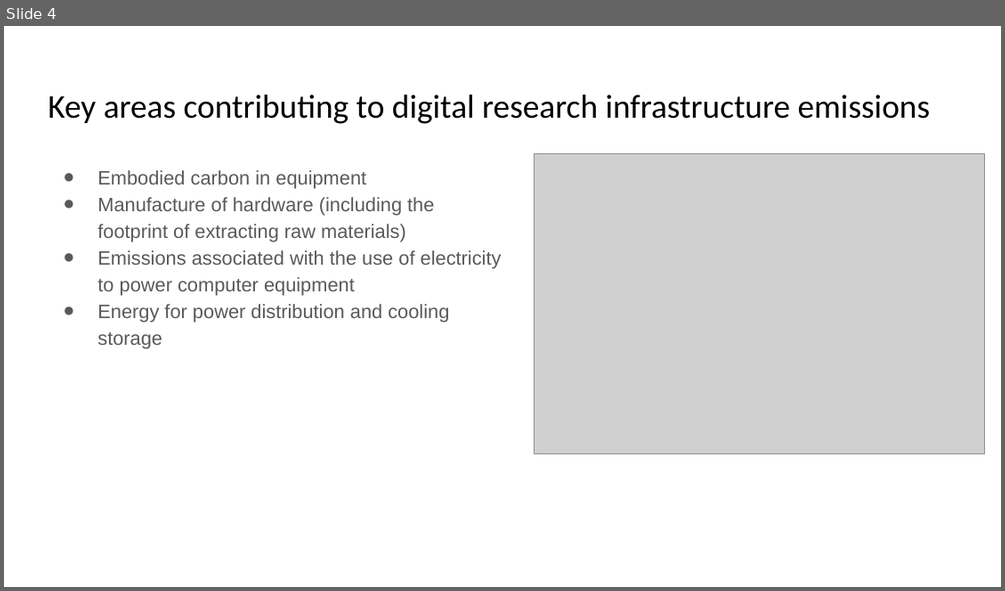
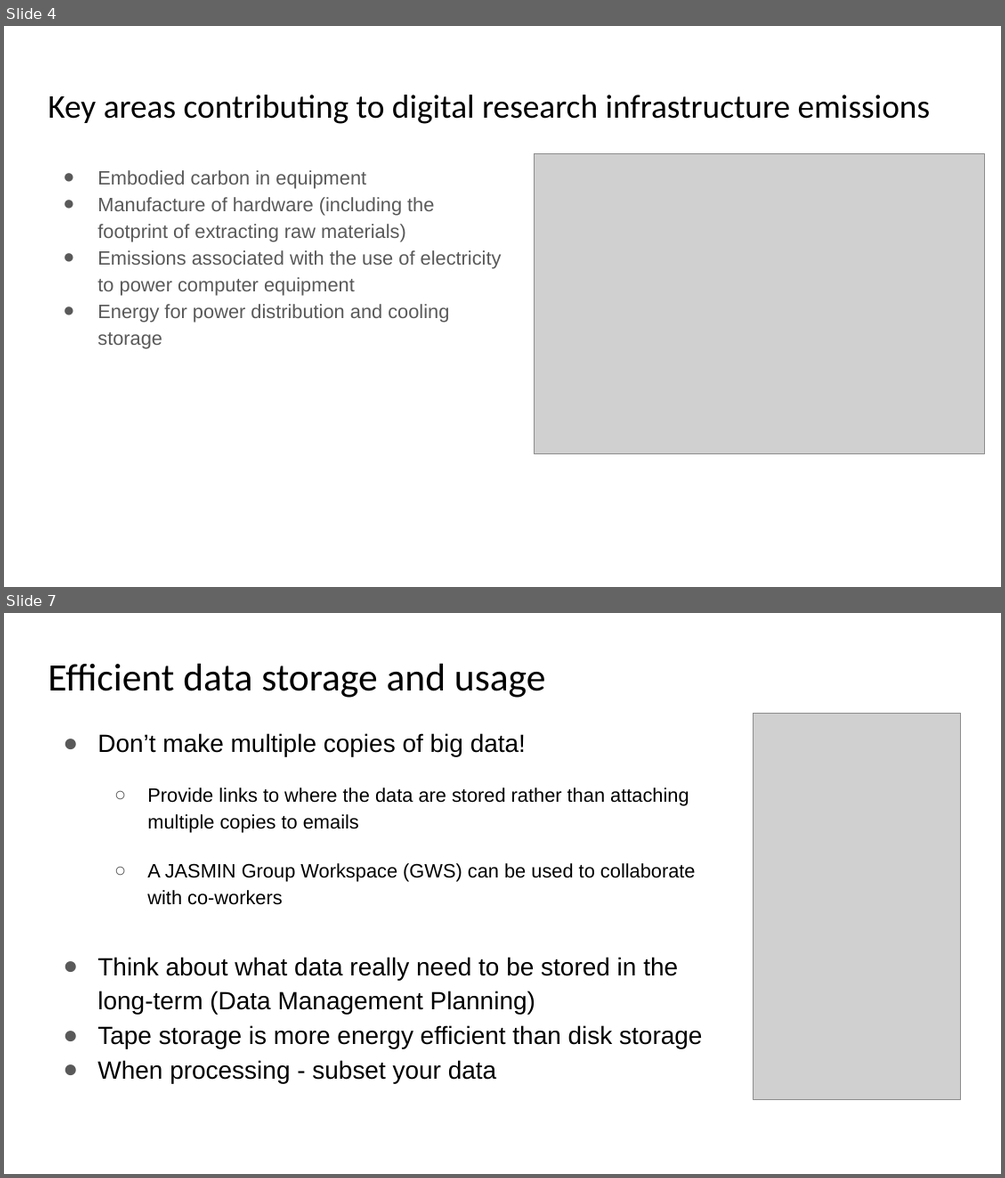
Before and after one commit to ncasuk/ncas-isc, a slide deck: working_practices/Introduction_to_Net_Zero.pptx. Shown one above the other, each under a label of ours: slide 4 before the commit, slides 4 and 7 after it; the slides between them are not shown. The pictures are 1005x591 and 1005x1178 pixels, drawn with LibreOffice and Linux fonts; fonts in the diff are those of the drawing; grey boxes stand for pictures; background and template pictures are left out. Boxes give left, top, right and bottom in pixels: in the first picture for what was removed or moved away, otherwise in the second. Text is boxed around its words. In the diff, an @@ line names an element or a change of style, - is before the commit and + after.

Commit message:
Added JASMIN power usage slide

```diff
--- a/working_practices/Introduction_to_Net_Zero.pptx
+++ b/working_practices/Introduction_to_Net_Zero.pptx
@@ slide 7 added at [4, 613, 1001, 1174], background picture (left out) @@
@@ title added at [48, 663, 546, 698], 28 pt, text #000000 @@
+Efficient data storage and usage
@@ picture added at [753, 714, 961, 1100] @@
@@ text added at [97, 733, 702, 1083], 18 pt, text #000000 @@
+● Don’t make multiple copies of big data!
+  ○ Provide links to where the data are stored rather than attaching multiple copies to emails
+  ○ A JASMIN Group Workspace (GWS) can be used to collaborate with co-workers
+● Think about what data really need to be stored in the long-term (Data Management Planning)
+● Tape storage is more energy efficient than disk storage
+● When processing - subset your data
```
Also in this commit, not shown: 2 slides changed, 1 other slide added.
